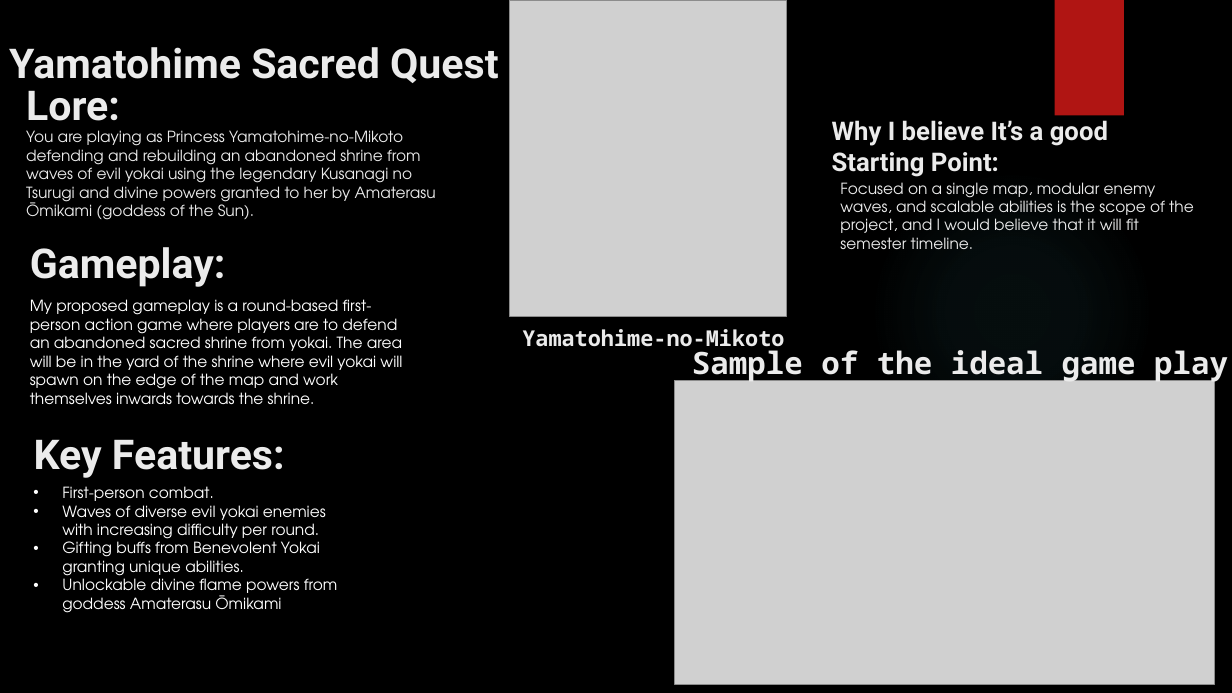
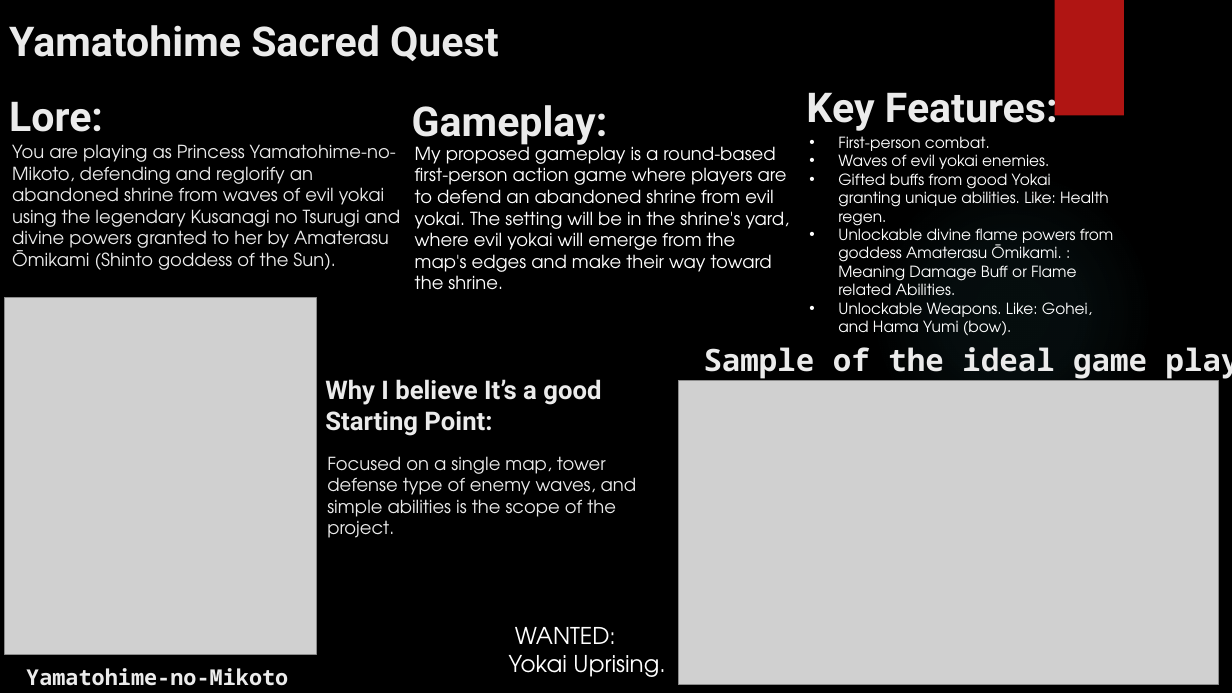
Before and after one commit to ThatSmartLoli/CS-423.Lindley.fa25, a slide deck: slide 1 of Semester Project/Docs/LindleyElevatorPitch.pptx. Drawn at 1232x693 pixels with LibreOffice and Linux fonts; fonts in the diff are those of the drawing; grey boxes stand for pictures; background and template pictures are left out. Boxes give left, top, right and bottom in pixels: in the first picture for what was removed or moved away, otherwise in the second. Text is boxed around its words. In the diff, an @@ line names an element or a change of style, - is before the commit and + after.

Commit message:
Uploading Semester Project Pitch updated

```diff
--- a/Semester Project/Docs/LindleyElevatorPitch.pptx
+++ b/Semester Project/Docs/LindleyElevatorPitch.pptx
@@ title "Yamatohime Sacred Quest": place and size @@
-title "Yamatohime Sacred Quest" at [9,47,499,83]
+title "Yamatohime Sacred Quest" at [9,25,499,61]
@@ text "Lore:": place and size @@
-text "Lore:" at [26,90,120,121]
+text "Lore:" at [9,101,103,132]
@@ text "Key Features:" rewrapped from [34,439,285,478] to [806,85,1058,131] @@
@@ text "Gameplay:": place and size @@
-text "Gameplay:" at [30,247,226,287]
+text "Gameplay:" at [412,105,608,145]
@@ text at [12,144,401,270]: text changed; size 12 to 14 pt @@
-You are playing as Princess Yamatohime-no-Mikoto defending and rebuilding an abandoned shrine from waves of evil yokai using the legendary Kusanagi no Tsurugi and divine powers granted to her by Amaterasu Ōmikami (goddess of the Sun).
+You are playing as Princess Yamatohime-no-Mikoto, defending and reglorify an abandoned shrine from waves of evil yokai using the legendary Kusanagi no Tsurugi and divine powers granted to her by Amaterasu Ōmikami (Shinto goddess of the Sun).
@@ text at [415,142,790,290]: text changed; size 12 to 14 pt @@
-My proposed gameplay is a round-based first-person action game where players are to defend an abandoned sacred shrine from yokai. The area will be in the yard of the shrine where evil yokai will spawn on the edge of the map and work themselves inwards towards the shrine.
+My proposed gameplay is a round-based first-person action game where players are to defend an abandoned shrine from evil yokai. The setting will be in the shrine's yard, where evil yokai will emerge from the map's edges and make their way toward the shrine.
@@ text "First-person combat.": place and size @@
-text "First-person combat." at [62,486,338,613]
+text "First-person combat." at [838,136,1114,336]
@@ text at [838,150,1114,336]: text changed @@
-• Waves of diverse evil yokai enemies with increasing difficulty per round.
-• Gifting buffs from Benevolent Yokai granting unique abilities.
-• Unlockable divine flame powers from goddess Amaterasu Ōmikami
+• Waves of evil yokai enemies.
+• Gifted buffs from good Yokai granting unique abilities. Like: Health regen.
+• Unlockable divine flame powers from goddess Amaterasu Ōmikami. : Meaning Damage Buff or Flame related Abilities.
+• Unlockable Weapons. Like: Gohei, and Hama Yumi (bow).
@@ picture: place and size @@
-picture at [510,0,787,316]
+picture at [5,299,316,655]
@@ text "Sample of the ideal game ..." rewrapped from [692,346,1228,383] to [704,347,1232,379] @@
@@ text "Why I believe It’s a ...": place and size @@
-text "Why I believe It’s a ..." at [832,120,1108,177]
+text "Why I believe It’s a ..." at [325,379,601,436]
@@ picture: place and size @@
-picture at [675,381,1215,685]
+picture at [678,381,1219,685]
@@ text at [327,456,637,538]: text changed; size 12 to 14 pt @@
-Focused on a single map, modular enemy waves, and scalable abilities is the scope of the project, and I would believe that it will fit semester timeline.
+Focused on a single map, tower defense type of enemy waves, and simple abilities is the scope of the project.
@@ text added at [509,627,665,677], 18 pt, text #FFFFFF @@
+WANTED: Yokai Uprising.
@@ text "Yamatohime-no-Mikoto" rewrapped from [522,329,784,352] to [26,668,288,686] @@
```
